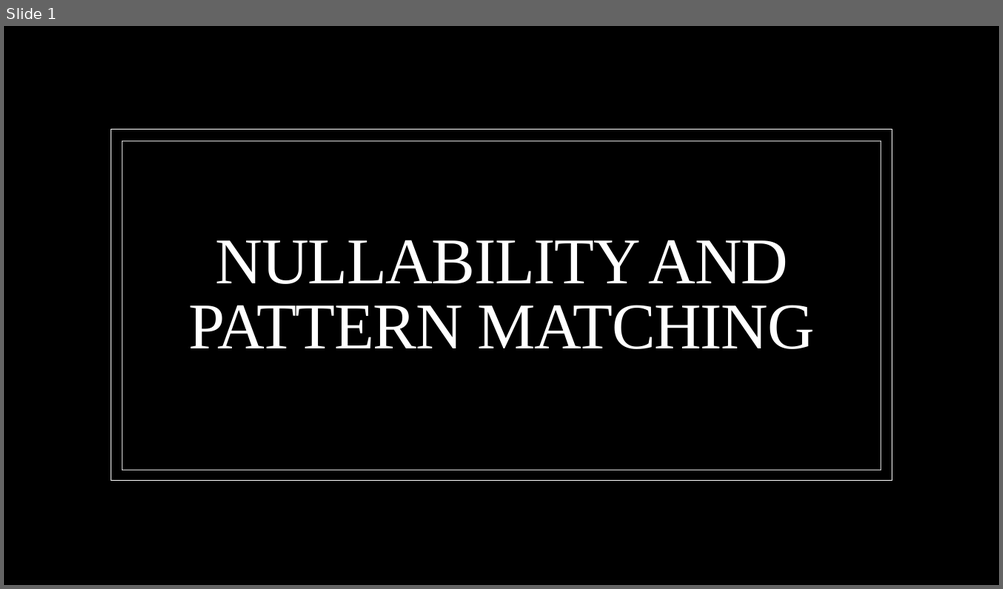
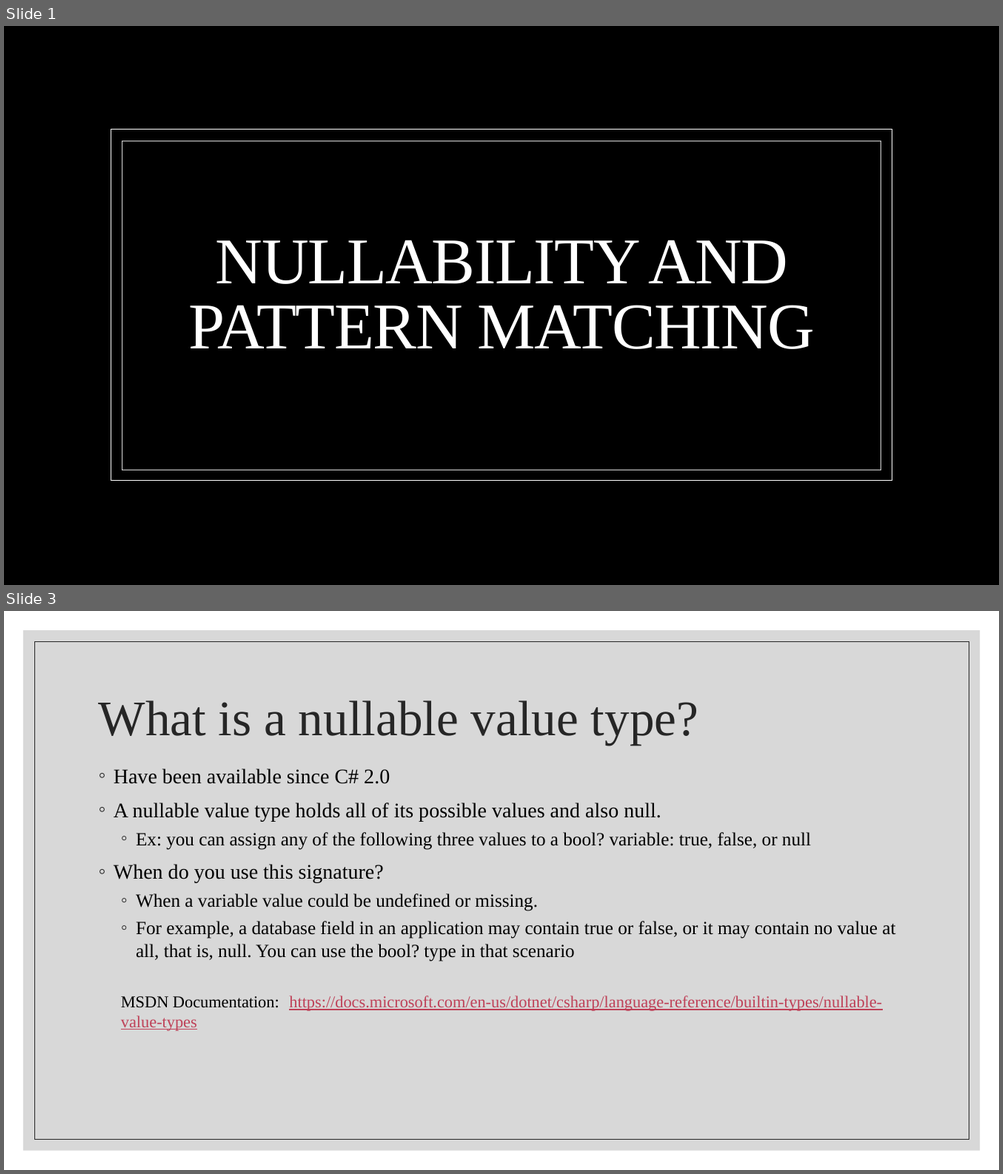
Before and after one commit to BenjaminMichaelis/Lectures, a slide deck: Nullability and Pattern Matching.pptx. Shown one above the other, each under a label of ours: slide 1 before the commit, slides 1 and 3 after it; the slides between them are not shown. The pictures are 1003x589 and 1003x1174 pixels, drawn with LibreOffice and Linux fonts; fonts in the diff are those of the drawing; background and template pictures are left out. Boxes give left, top, right and bottom in pixels: in the first picture for what was removed or moved away, otherwise in the second. Text is boxed around its words. In the diff, an @@ line names an element or a change of style, - is before the commit and + after.

```diff
--- a/Nullability and Pattern Matching.pptx
+++ b/Nullability and Pattern Matching.pptx
@@ slide 3 added at box(4, 611, 999, 1170), background #FFFFFF @@
@@ rectangle added at box(23, 630, 980, 1151), fill #BFBFBF at 60% opacity @@
@@ rectangle added at box(34, 641, 969, 1140), outline #262626 0.5 pt @@
@@ title added at box(99, 701, 698, 744), 48 pt, text #262626 @@
+What is a nullable value type?
@@ text added at box(114, 769, 895, 1031), 18 pt, text #000000 @@
+◦ Have been available since C# 2.0
+◦ A nullable value type holds all of its possible values and also null.
+  ◦ Ex: you can assign any of the following three values to a bool? variable: true, false, or null
+◦ When do you use this signature?
+  ◦ When a variable value could be undefined or missing.
+  ◦ For example, a database field in an application may contain true or false, or it may contain no value at all, that is, null. You can use the bool? type in that scenario
+  MSDN Documentation: https://docs.microsoft.com/en-us/dotnet/csharp/language-reference/builtin-types/nullable-value-types
```
Also in this commit, not shown: 10 other slides added, 1 slide removed, 2 other files.
